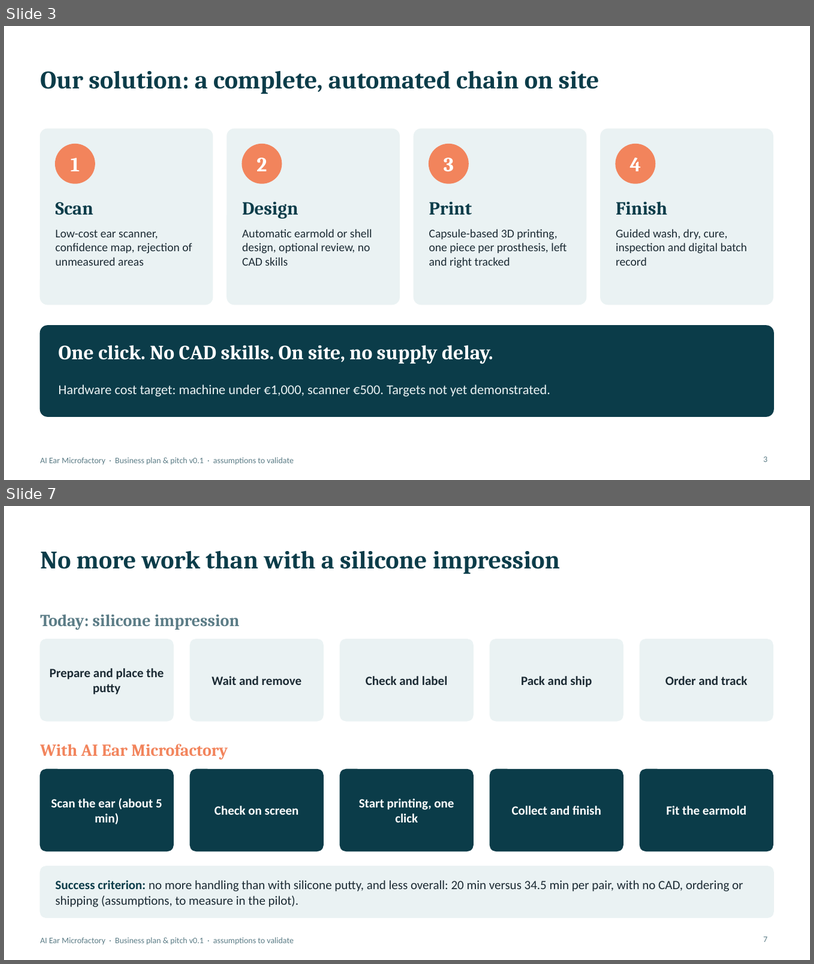
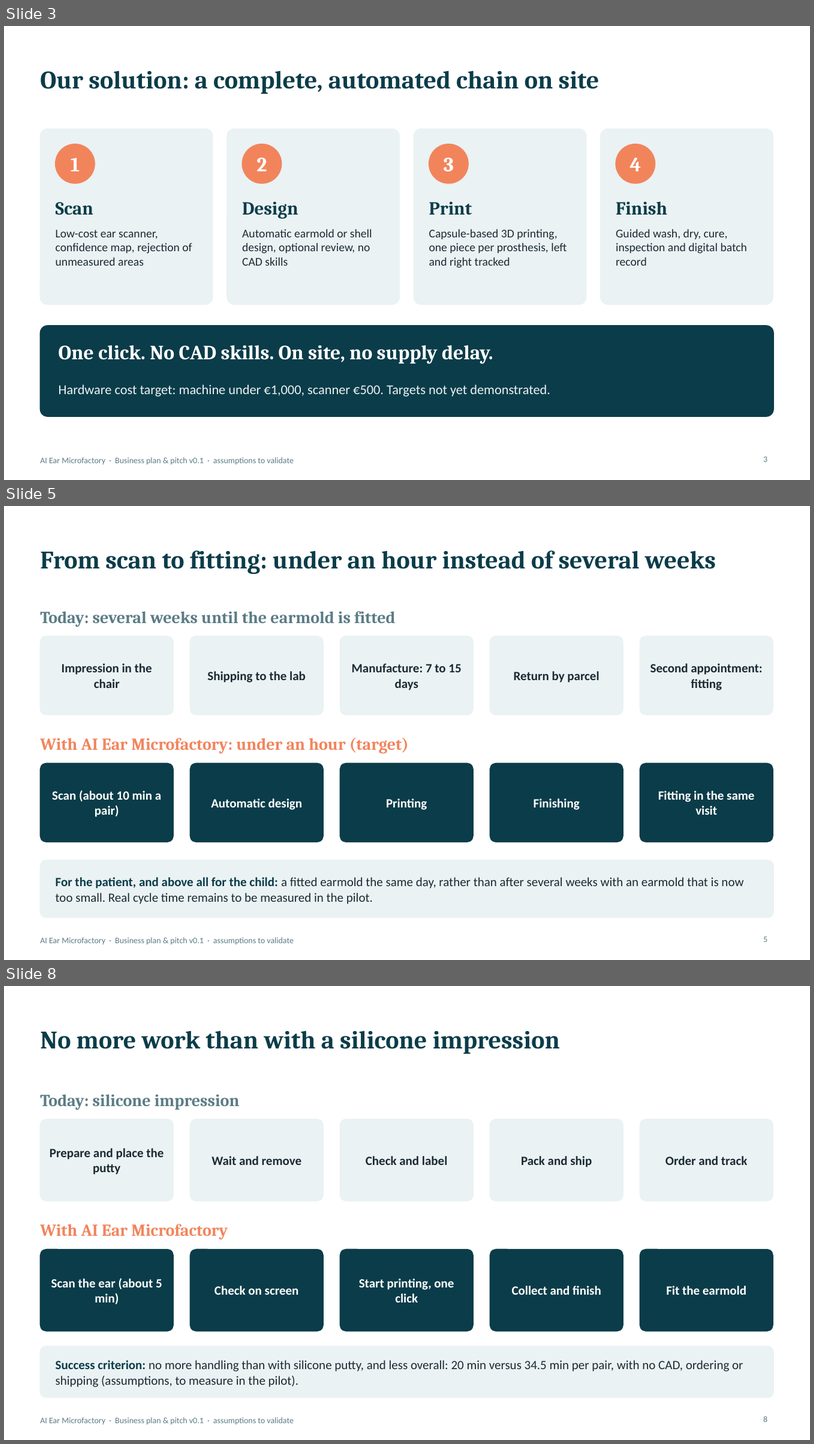
Before and after one commit to kreuille/Symphony_reborn, a slide deck: business/AI_Ear_Microfactory_Pitch_EN.pptx. Shown one above the other, each under a label of ours: slides 3 and 7 before the commit, slides 3, 5 and 8 after it; the slides between them are not shown. The pictures are 814x964 and 814x1444 pixels, drawn with LibreOffice and Linux fonts; fonts in the diff are those of the drawing. Boxes give left, top, right and bottom in pixels: in the first picture for what was removed or moved away, otherwise in the second. Text is boxed around its words. In the diff, an @@ line names an element or a change of style, - is before the commit and + after.

```diff
--- a/business/AI_Ear_Microfactory_Pitch_EN.pptx
+++ b/business/AI_Ear_Microfactory_Pitch_EN.pptx
@@ slide 5 added at (4,506,810,960), background #FFFFFF; not listed: 1 template element that a slide beside it also shows @@
@@ title added at (40,550,716,574), 30 pt, text #0B3C49, bold @@
+From scan to fitting: under an hour instead of several weeks
@@ text added at (40,611,395,627), 20 pt, text #5B7C86, bold @@
+Today: several weeks until the earmold is fitted
@@ rounded rectangle added at (40,636,173,715), fill #EAF2F3, outline #EAF2F3 1 pt @@
@@ rounded rectangle added at (191,636,323,715), fill #EAF2F3, outline #EAF2F3 1 pt @@
@@ rounded rectangle added at (341,636,473,715), fill #EAF2F3, outline #EAF2F3 1 pt @@
@@ rounded rectangle added at (491,636,623,715), fill #EAF2F3, outline #EAF2F3 1 pt @@
@@ rounded rectangle added at (641,636,773,715), fill #EAF2F3, outline #EAF2F3 1 pt @@
@@ text added at (62,663,152,688), 15 pt, text #1B2A33, bold @@
+Impression in the chair
@@ text added at (352,663,461,690), 15 pt, text #1B2A33, bold @@
+Manufacture: 7 to 15 days
@@ text added at (651,663,762,690), 15 pt, text #1B2A33, bold @@
+Second appointment: fitting
@@ text added at (207,671,306,682), 15 pt, text #1B2A33, bold @@
+Shipping to the lab
@@ text added at (514,671,599,682), 15 pt, text #1B2A33, bold @@
+Return by parcel
@@ text added at (40,738,409,753), 20 pt, text #F2845C, bold @@
+With AI Ear Microfactory: under an hour (target)
@@ rounded rectangle added at (40,763,173,842), fill #0B3C49, outline #0B3C49 1 pt @@
@@ rounded rectangle added at (191,763,323,842), fill #0B3C49, outline #0B3C49 1 pt @@
@@ rounded rectangle added at (341,763,473,842), fill #0B3C49, outline #0B3C49 1 pt @@
@@ rounded rectangle added at (491,763,623,842), fill #0B3C49, outline #0B3C49 1 pt @@
@@ rounded rectangle added at (641,763,773,842), fill #0B3C49, outline #0B3C49 1 pt @@
@@ text added at (52,790,161,817), 15 pt, text #FFFFFF, bold @@
+Scan (about 10 min a pair)
@@ text added at (659,790,755,814), 15 pt, text #FFFFFF, bold @@
+Fitting in the same visit
@@ text added at (211,798,303,810), 15 pt, text #FFFFFF, bold @@
+Automatic design
@@ text added at (386,798,427,810), 15 pt, text #FFFFFF, bold @@
+Printing
@@ text added at (534,798,580,810), 15 pt, text #FFFFFF, bold @@
+Finishing
@@ rounded rectangle added at (40,860,774,918), fill #EAF2F3, outline #EAF2F3 1 pt @@
@@ text added at (56,877,744,904), 15 pt, text #1B2A33 @@
+For the patient, and above all for the child: a fitted earmold the same day, rather than after several weeks with an earmold that is now too small. Real cycle time remains to be measured in the pilot.
@@ page number added at (764,936,768,942), 10 pt, text #5B7C86 @@
+5
@@ what was slide 7 is now slide 8 @@
@@ page number at (764,1416,768,1422): text changed @@
-7
+8
```
Also in this commit, not shown: 10 slides changed, 5 other files.
